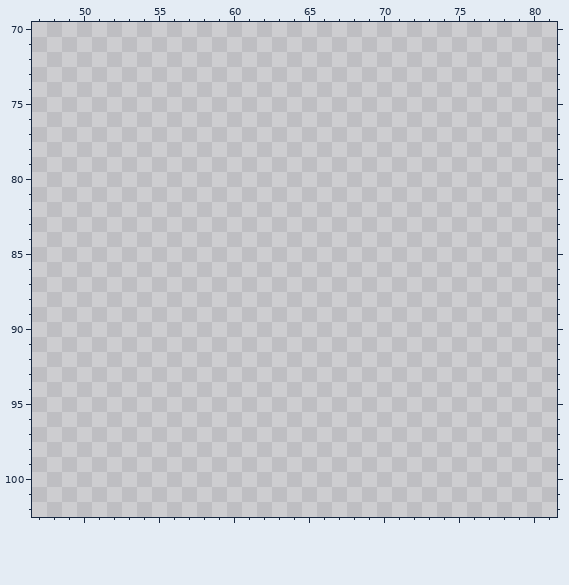
Edited in one commit: pixel-art file (sprites/tilesets/upgraders.aseprite). Above: the version before the commit.
160x160 pixels, 1 frame. Colours within 5 levels of each other are drawn and written as one. Shown: x 47..81, y 70..102.
New version:
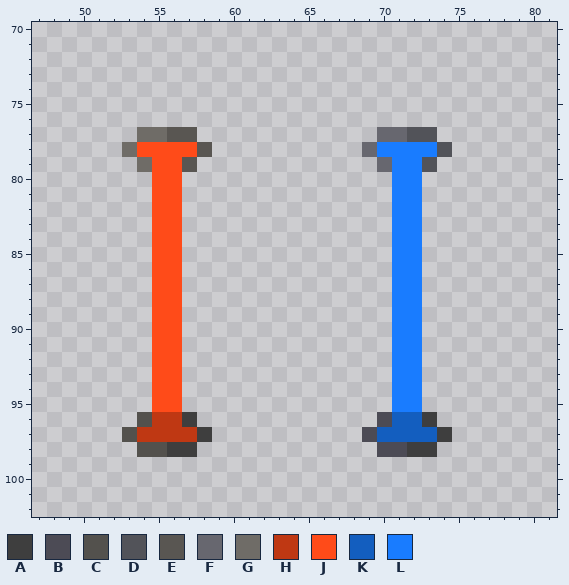
Palette (. is transparent): A #3e3e3e  B #4c4b55  C #53514d  D #525359  E #595652  F #67676f  G #6f6c67  H #bf3813  J #ff4b19  K #135ebf  L #197cff
The edit:
Layers "Layer 3", "Layer 2":
There is now colour A in row 96 at x 57 and 73; in row 97 at x 58 and 74; in row 98 at x 56 to 57 and 72 to 73.
There is now colour B in row 96 at x 70; in row 97 at x 69; in row 98 at x 70 to 71.
There is now colour C in row 96 at x 54; in row 97 at x 53; in row 98 at x 54 to 55.
There is now colour D in row 77 at x 72 to 73; in row 78 at x 74; in row 79 at x 73.
There is now colour E in row 77 at x 56 to 57; in row 78 at x 58; in row 79 at x 57.
There is now colour F in row 77 at x 70 to 71; in row 78 at x 69; in row 79 at x 70.
There is now colour G in row 77 at x 54 to 55; in row 78 at x 53; in row 79 at x 54.
There is now colour H in row 96 at x 55 to 56; in row 97 at x 54 to 57.
There is now colour J in row 78 at x 54 to 57; in rows 79 to 95 at x 55 to 56.
There is now colour K in row 96 at x 71 to 72; in row 97 at x 70 to 73.
There is now colour L in row 78 at x 70 to 73; in rows 79 to 95 at x 71 to 72.
